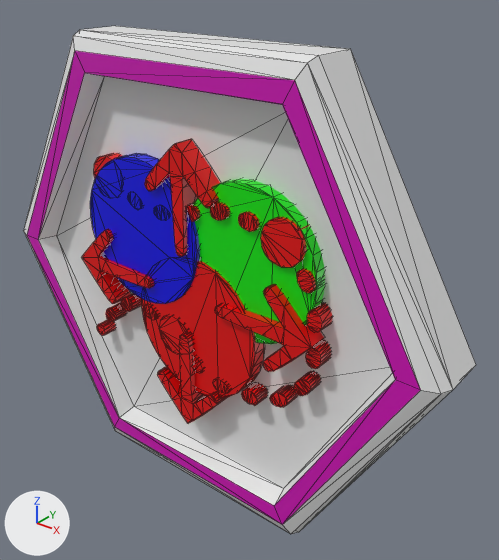
What one commit did to the COLLADA model Graph/Models/old/planar.dae.
One viewpoint serves both versions: a 50 mm lens placed at (1.569, -1.799, 1.135), pointed at (0.128, 0.002, 0.018). Lighting does not change. The marker at lower left points along +X, +Y and +Z. Mesh edges are drawn as thin lines. Where no turn or scale is listed for an object, it has been applied to the vertices.

Script lines for the objects in view, before the commit:
```python
ob_hamiltonian = bpy.data.objects.new('Hamiltonian', me_icons8waypointmap100)
ob_hamiltonian.location = (0.014, 0.0, -0.043)
ob_kcolor = bpy.data.objects.new('kColor', me_cylinder_001)
ob_kcolor.location = (0.266, -0.162, 0.185)
ob_node = bpy.data.objects.new('node', me_circle)
ob_node.location = (0.0, 0.0, 0.0)
```
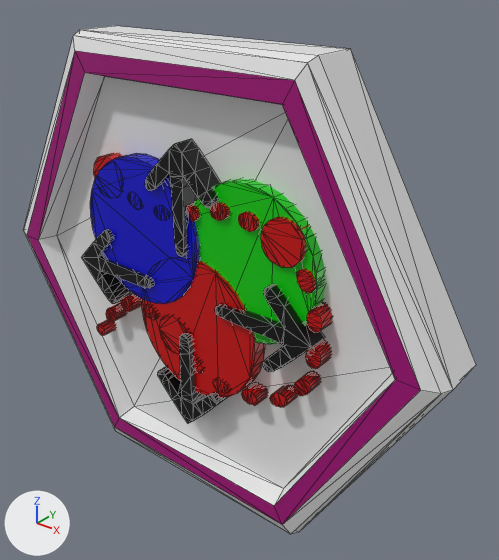
Commit message: Fixed the colors on level select

What differs and where, as boxes [x1, y1, x2, y2] in the pictures (499 x 560 px):
'node', recoloured, reshaped
    both: [24, 26, 476, 534]
'kColor', recoloured
    both: [90, 153, 325, 398]
'Hamiltonian', recoloured
    both: [94, 153, 332, 407]

Edits to the bpy script that builds the scene:
```text
Change mat_material_002:
    mat_material_002.base_color: (0.0, 0.8, 0.0) -> (0.0, 0.604, 0.0)  # green #00e700 -> green #00cc00
Change mat_material_003:
    mat_material_003.base_color: (0.0, 0.0, 0.8) -> (0.0, 0.0, 0.604)  # blue #0000e7 -> blue #0000cc
Change mat_material:
    mat_material.base_color: (0.8, 0.0, 0.0) -> (0.604, 0.0, 0.0)  # red #e70000 -> red #cc0000
Change mat_material_001:
    mat_material_001.base_color: (0.64, 0.0000724, 0.476) -> (0.367, 0.0, 0.192)  # pink #d100b7 -> pink #a30079
Change mat_material_004:
    mat_material_004.base_color: (0.8, 0.0, 0.0) -> (0.0, 0.0, 0.0)  # red #e70000 -> black #000000
Change mat_material_005:
    mat_material_005.base_color: (0.8, 0.0, 0.0) -> (0.604, 0.0, 0.0)  # red #e70000 -> red #cc0000
Change me_circle:
    where me_circle.from_pydata(...)  # 398 vertices, 776 faces; spans x -1.0..1.0, y -0.22..0.0, z -0.87..0.87
    used by ob_node; location = (0.0, 0.0, 0.0)
    me_circle part 1: 35 of 398 vertices moved; they spanned x -1.0..1.0, y -0.22..0.0, z -0.87..0.87 and now span x -1.0..1.0, y -0.22..0.0, z -0.87..0.87; mean shift (0.0, 0.0, 0.0); largest move (0.5, 0.0, 0.87) -> (-0.5, -0.17, -0.87)
```
